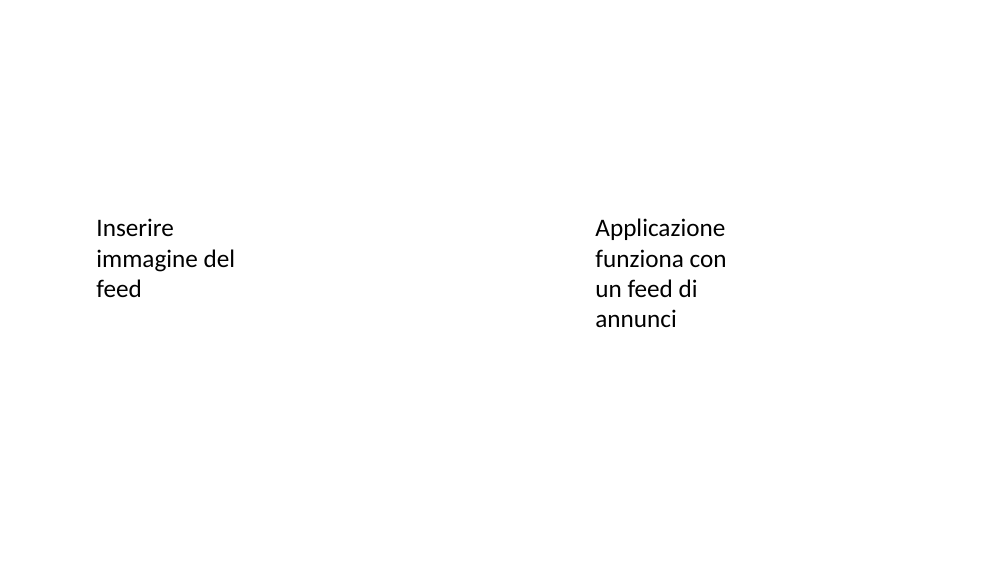
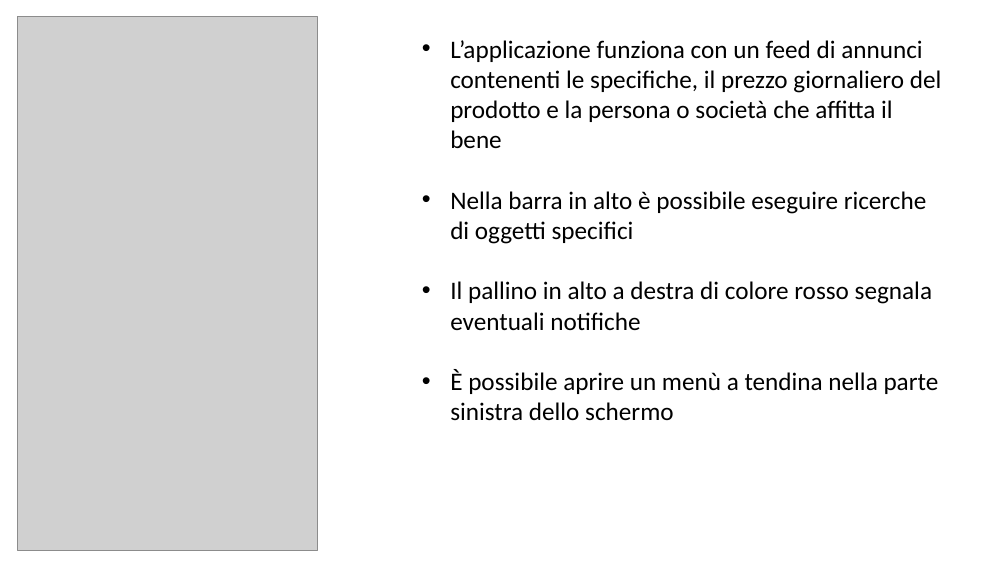
Before and after one commit to Dr-Dd/RentIT, a slide deck: slide 3 of mockup/presentazione.pptx. Drawn at 1008x567 pixels with LibreOffice and Linux fonts; fonts in the diff are those of the drawing; grey boxes stand for pictures. Boxes give left, top, right and bottom in pixels: in the first picture for what was removed or moved away, otherwise in the second. Text is boxed around its words. In the diff, an @@ line names an element or a change of style, - is before the commit and + after.

```diff
--- a/mockup/presentazione.pptx
+++ b/mockup/presentazione.pptx
@@ picture added at bbox=[17, 17, 318, 551] @@
@@ text at bbox=[450, 40, 942, 421]: text changed @@
-Applicazione funziona con un feed di annunci
+• L’applicazione funziona con un feed di annunci contenenti le specifiche, il prezzo giornaliero del prodotto e la persona o società che affitta il bene
+• Nella barra in alto è possibile eseguire ricerche di oggetti specifici
+• Il pallino in alto a destra di colore rosso segnala eventuali notifiche
+• È possibile aprire un menù a tendina nella parte sinistra dello schermo
@@ text removed at bbox=[96, 218, 236, 297] @@
-Inserire immagine del feed
```
Also in this commit, not shown: 1 other slide changed, 1 slide added, 1 slide removed, 3 other files.
